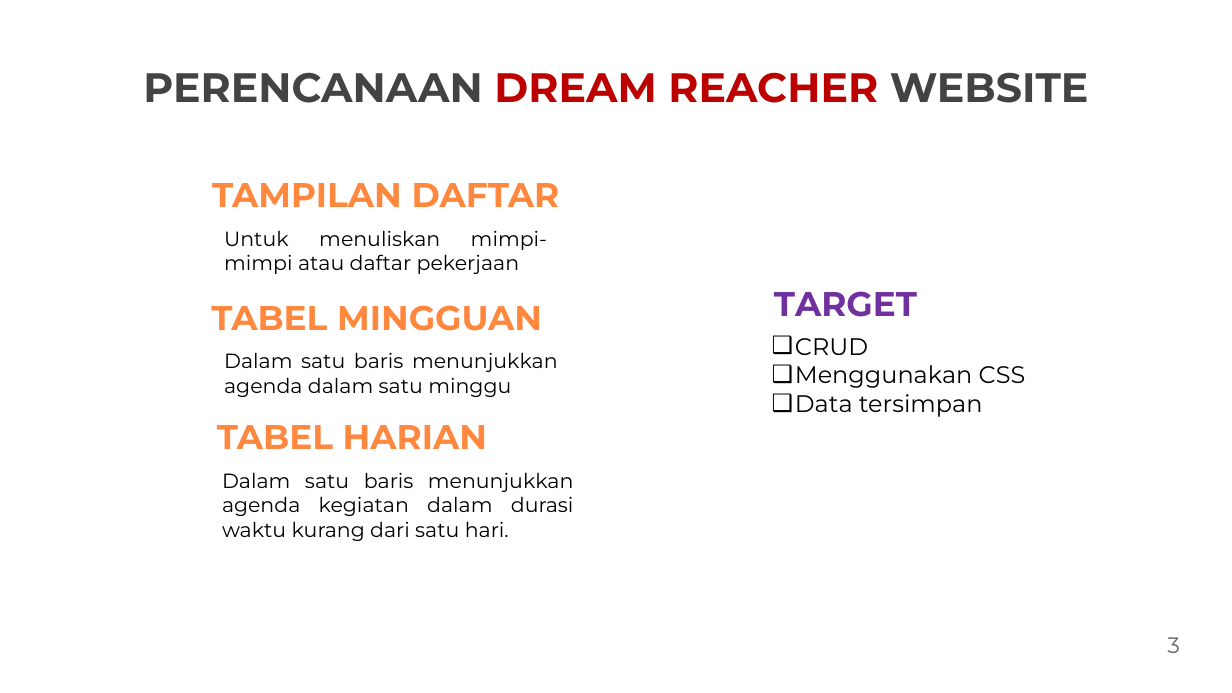
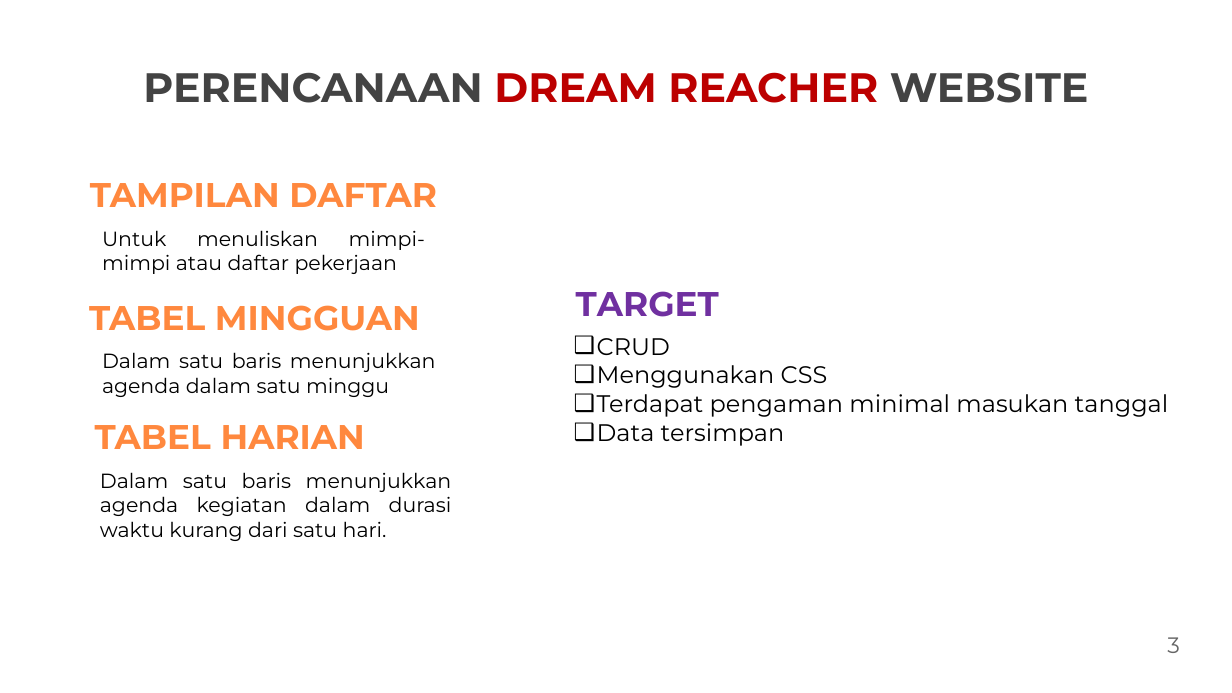
Before and after one commit to shintafiaa/Kampus-Merdeka-Capstone-Project-Dream-Reacher, a slide deck: slide 3 of Dream Reacher App Presentation.pptx. Drawn at 1232x693 pixels with LibreOffice and Linux fonts; fonts in the diff are those of the drawing. Boxes give left, top, right and bottom in pixels: in the first picture for what was removed or moved away, otherwise in the second. Text is boxed around its words. In the diff, an @@ line names an element or a change of style, - is before the commit and + after.

```diff
--- a/Dream Reacher App Presentation.pptx
+++ b/Dream Reacher App Presentation.pptx
@@ text "TARGET": place and size @@
-text "TARGET" at bbox=[774, 291, 917, 317]
+text "TARGET" at bbox=[576, 291, 719, 317]
@@ text "CRUD": place and size @@
-text "CRUD" at bbox=[795, 338, 1026, 417]
+text "CRUD" at bbox=[597, 338, 1169, 446]
@@ text at bbox=[597, 394, 1169, 417]: paragraph added @@
+❑ Terdapat pengaman minimal masukan tanggal
@@ 6 texts: place and size @@
-6 texts at bbox=[211, 183, 574, 541]
+6 texts at bbox=[89, 183, 452, 541]
```
Also in this commit, not shown: 1 other slide changed.
